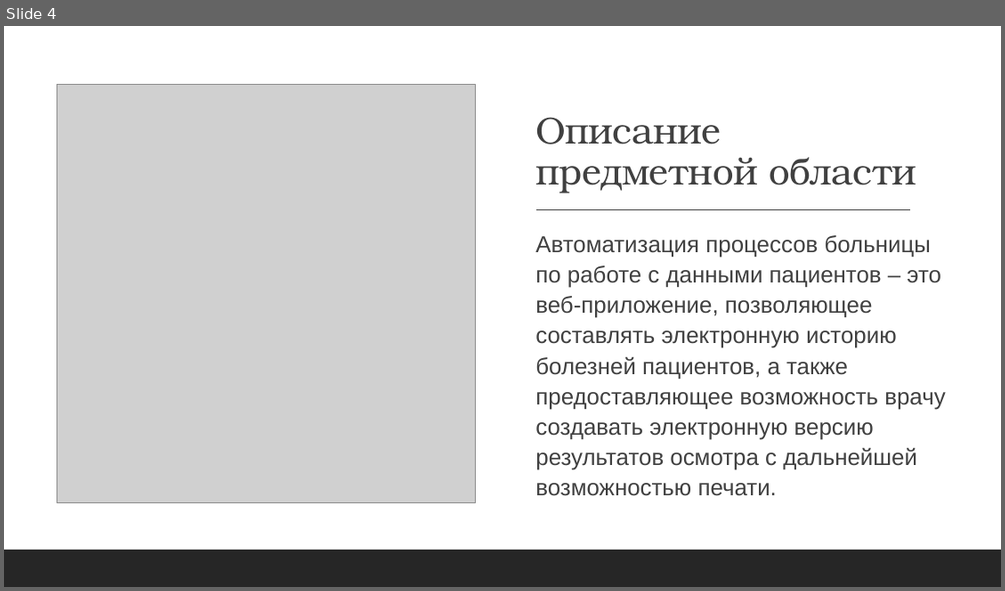
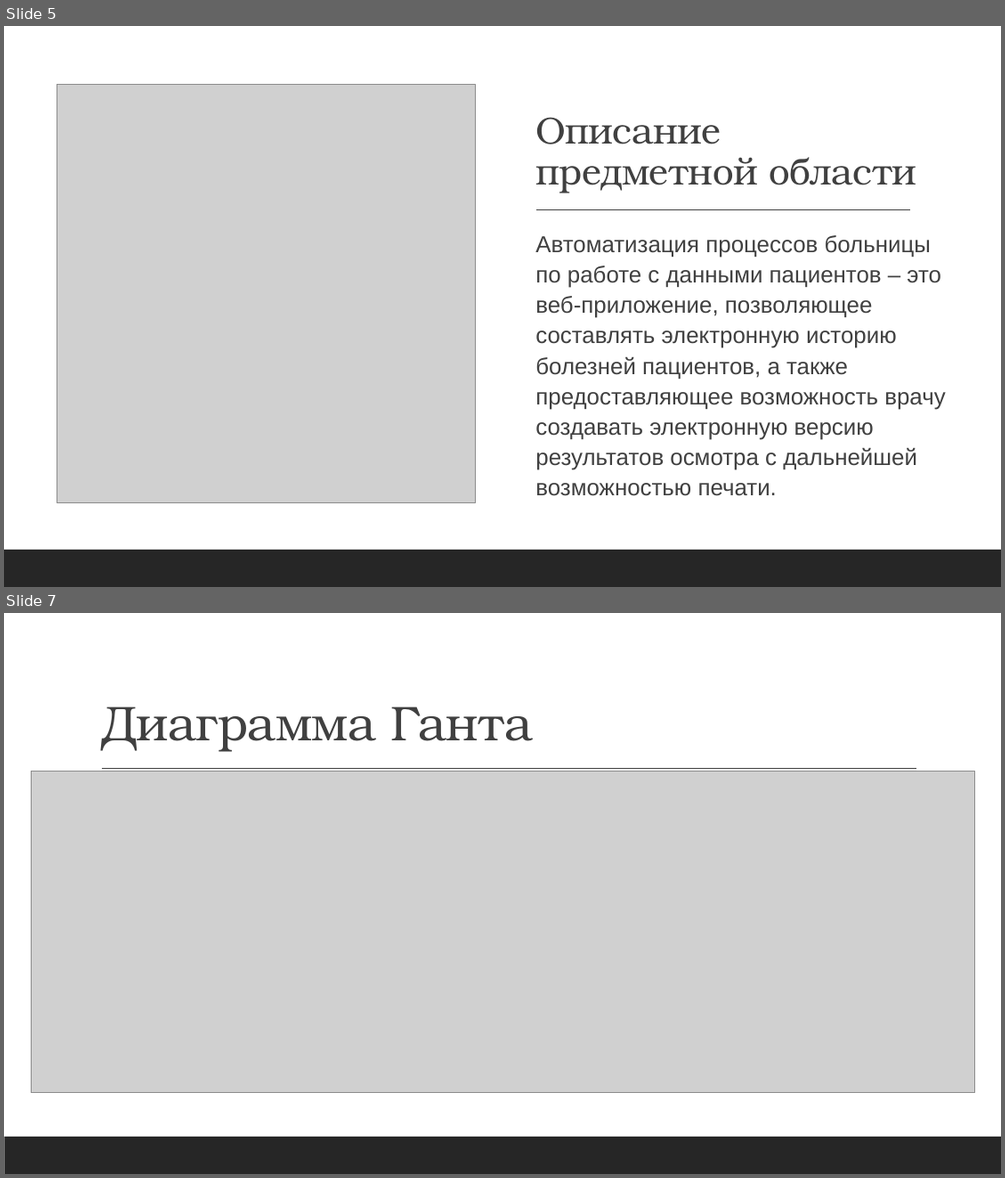
Before and after one commit to thewyolar/esap, a slide deck: Karabanov-Bulanov.pptx. Shown one above the other, each under a label of ours: slide 4 before the commit, slides 5 and 7 after it; the slides between them are not shown. The pictures are 1005x591 and 1005x1178 pixels, drawn with LibreOffice and Linux fonts; fonts in the diff are those of the drawing; grey boxes stand for pictures. Boxes give left, top, right and bottom in pixels: in the first picture for what was removed or moved away, otherwise in the second. Text is boxed around its words. In the diff, an @@ line names an element or a change of style, - is before the commit and + after.

```diff
--- a/Karabanov-Bulanov.pptx
+++ b/Karabanov-Bulanov.pptx
@@ slide 7 added at box(4, 613, 1001, 1174), background #FFFFFF @@
@@ title added at box(101, 706, 533, 752), 47 pt, text #404040 @@
+Диаграмма Ганта
@@ picture added at box(31, 771, 975, 1092) @@
@@ line added from (102, 769) to (917, 769), #404040 1 pt @@
@@ rectangle added at box(4, 1136, 1001, 1174), fill #262626 @@
@@ what was slide 4 is now slide 5 @@
```
Also in this commit, not shown: 5 slides changed, 4 other slides added, 5 slides removed.
